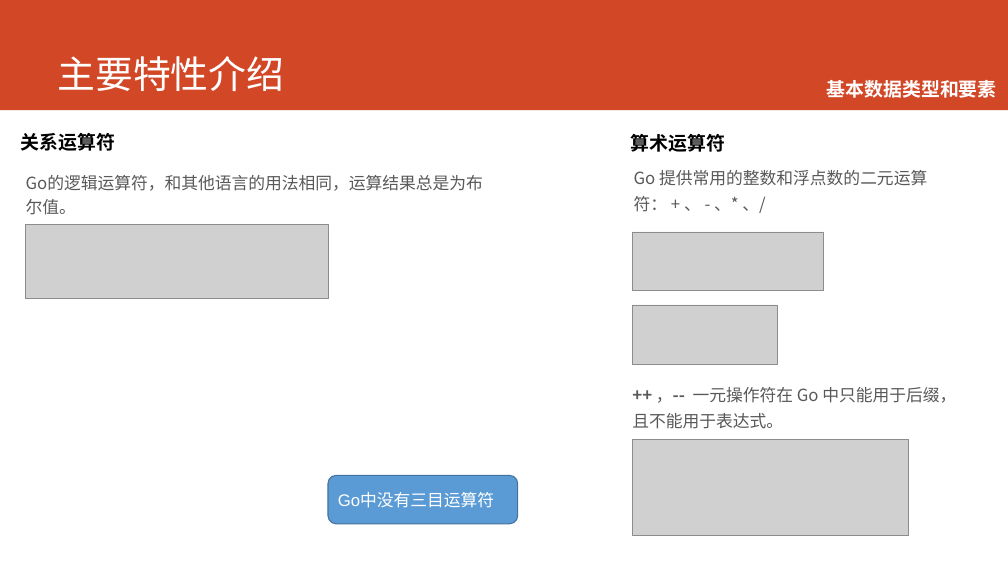
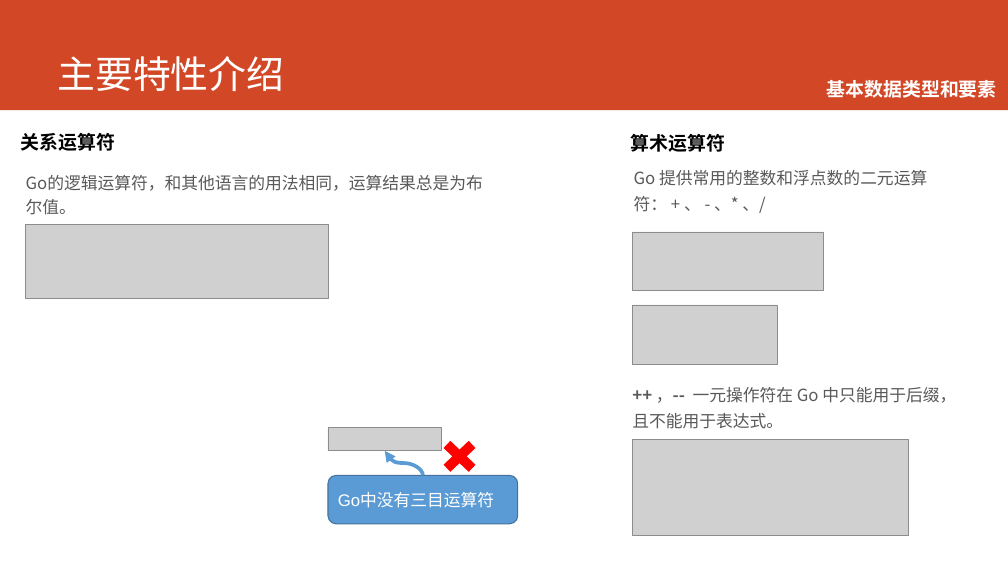
Before and after one commit to printfcoder/printfcoder, a slide deck: slide 25 of course/for-emc/course-for-emc.pptx (slide 27 before the commit). Drawn at 1008x567 pixels with LibreOffice and Linux fonts; fonts in the diff are those of the drawing; grey boxes stand for pictures; background and template pictures are left out. Boxes give left, top, right and bottom in pixels: in the first picture for what was removed or moved away, otherwise in the second. Text is boxed around its words. In the diff, an @@ line names an element or a change of style, - is before the commit and + after.

```diff
--- a/course/for-emc/course-for-emc.pptx
+++ b/course/for-emc/course-for-emc.pptx
@@ picture added at <box>328,428,442,451</box> @@
@@ cross added at <box>435,433,485,480</box>, fill #FF0000, outline #FFFFFF 1 pt @@
@@ curved arrow added from (423, 476) to (385, 451), #5B9BD5 3.5 pt @@
```
Also in this commit, not shown: 11 other slides changed, 2 slides removed.
